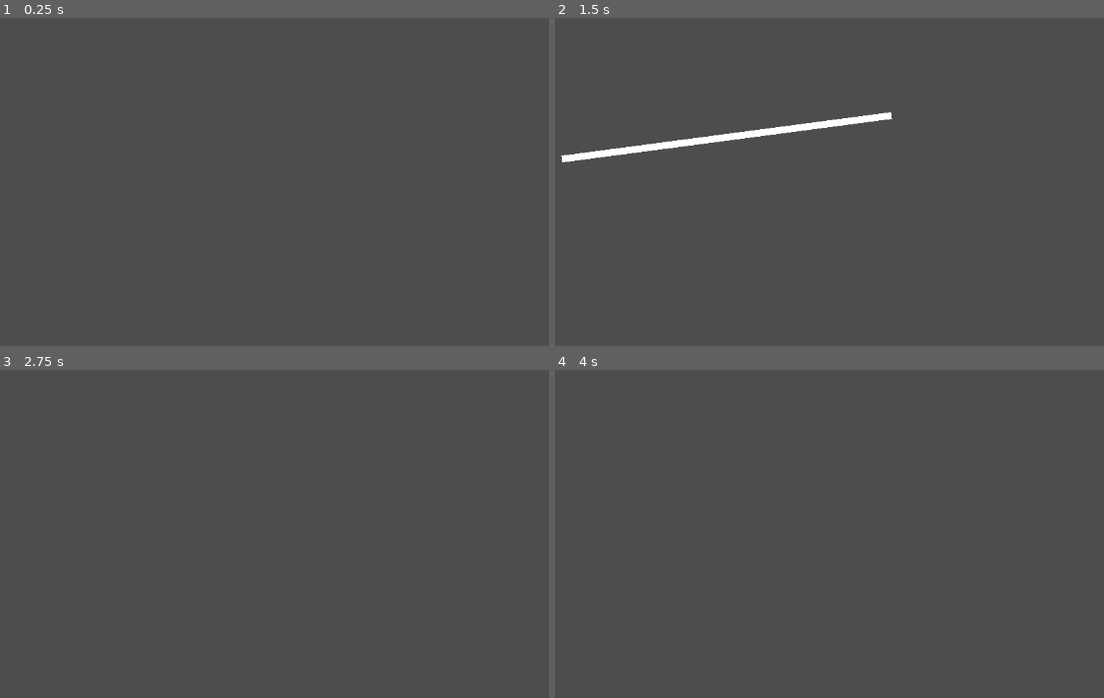
Above: before the commit, frames 1-4 (two rows, left to right).
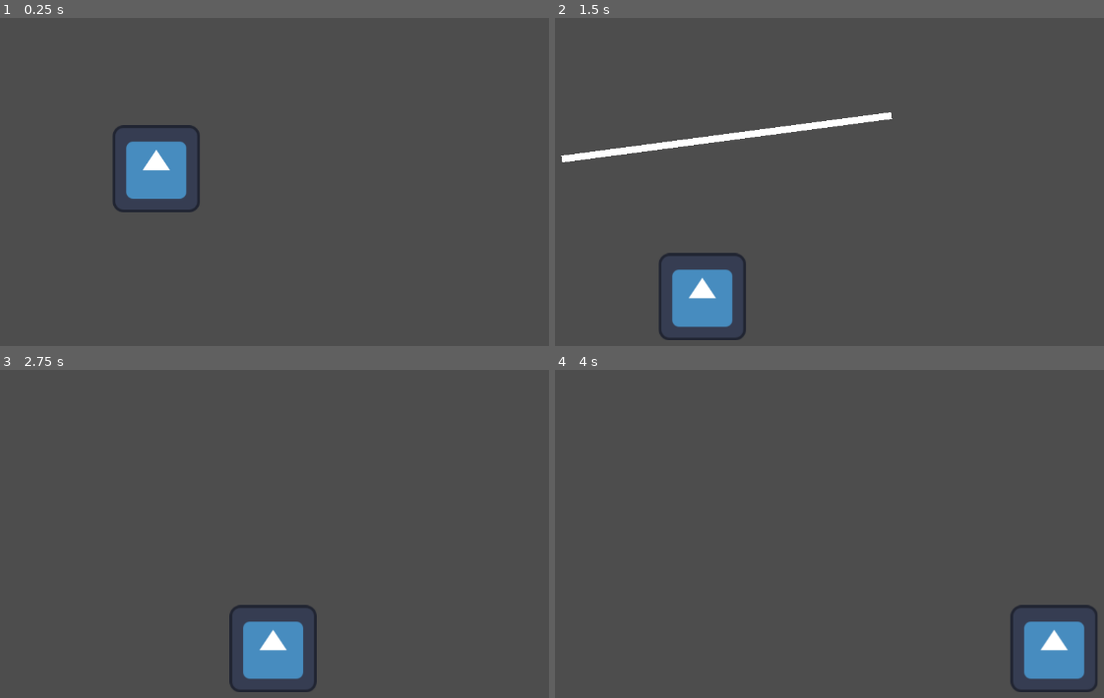
Above: after the commit, the same moments.

Repository: gg-jjg/mini-jame-gam-48
Game: Godot game, scene res://test_room.tscn
Two runs of this game, one before a commit and one after it. Both use one fixed random seed, a clock stepped at 60 frames per second and the inputs below. Before the commit the project starts from res://scenes/level.tscn. The engine's default icon, where the game draws it, is replaced by a stand-in: a white triangle on a blue panel in a dark square.
Inputs (mouse positions are in pixels of both pictures, inside the frame that each line leads up to):
- Up to frame 1 (0.25 s): no input
- Up to frame 2 (1.5 s): move the mouse to (889, 116) at 0.52 s; press the mouse at (889, 116) at 0.53 s; hold Right (ui_right) from 0.53 s (still down); tap Up (ui_up) at 0.77, 0.8, 1.07, 1.35 s; tap Enter at 1.25 s; move the mouse to (560, 159) at 1.27 s; release the mouse at (560, 159) at 1.28 s
- Up to frame 3 (2.75 s): tap Up (ui_up) at 1.52, 1.82, 2.3 s; click (5, 511) at 1.55 s; move the mouse to (241, 392) at 2.02 s; release Right (ui_right) at 2.03 s; press the mouse at (241, 392) at 2.03 s; hold Left (ui_left) from 2.03 s (still down)
- Up to frame 4 (4 s): move the mouse to (681, 576) at 2.77 s; release Left (ui_left) at 2.78 s; release the mouse at (681, 576) at 2.78 s; hold Right (ui_right) from 2.78 s (still down); click (681, 576) at 2.85 s; tap Up (ui_up) at 3.02, 3.32, 3.6, 3.77 s; move the mouse to (955, 556) at 3.52 s

The runs differ from the first frame. In frame 1, 2.5% of the frame differs, in the area x 20-37%, y 32-60%; in frame 2, 2.5%, in the area x 18-35%, y 71-99%; in frame 3, 2.5%; in frame 4, 2.5%.
Error before the commit: Invalid access to property or key 'position' on a base object of type 'InputEventKey'. (res://scripts/Pen.gd:25)
Error after the commit: Invalid access to property or key 'position' on a base object of type 'InputEventKey'. (res://scripts/Pen.gd:26)

Commit message:
Feat: Creating the Game Manager; wiring to the Pen and the Player_Move

Diff:
--- a/Player_Move.gd
+++ b/Player_Move.gd
@@ -1,4 +1,5 @@
 extends CharacterBody2D
+@onready var game_manager = %GameManager
 
 @onready var grav_dir:Vector2 = Vector2.DOWN
 @onready var grav_const:float = 9.8
@@ -58,33 +59,34 @@
 		#print ("nope")
 
 func _process(delta):
+	var gm_gravity = game_manager.get_gravity()
 
-	if Input.is_action_just_pressed("ui_up"):
+	if gm_gravity == 4:
 		if(lastSaved[0] == Vector2.DOWN):
 			gravity = -gravity
 		grav_dir = Vector2.UP
 		lastSaved[0] = grav_dir
 		gravity += 1
 
-	if Input.is_action_just_pressed("ui_down"):
+	if gm_gravity == 0:
 		if(lastSaved[0] == Vector2.UP):
 			gravity = -gravity
 		grav_dir = Vector2.DOWN
 		lastSaved[0] = grav_dir
 		gravity += 1
 
-	if Input.is_action_just_pressed("ui_left"):
+	if gm_gravity == 2:
 		if(lastSaved[1] == Vector2.RIGHT):
 			gravity2 = -gravity2
 		grav_dir = Vector2.LEFT
 		lastSaved[1] = grav_dir
 		gravity2 += 1
 
-	if Input.is_action_just_pressed("ui_right"):
+	if gm_gravity == 6:
 		if(lastSaved[1] == Vector2.LEFT):
 			gravity2 = -gravity2
 		grav_dir = Vector2.RIGHT
 		lastSaved[1] = grav_dir
 		gravity2 += 1
 
-	print(gravity,gravity2)
+	#print(gravity,gravity2)
--- a/project.godot
+++ b/project.godot
@@ -11,7 +11,7 @@
 [application]
 
 config/name="Mini-jame-gam-48"
-run/main_scene="res://scenes/level.tscn"
+run/main_scene="res://test_room.tscn"
 config/features=PackedStringArray("4.2", "Forward Plus")
 config/icon="res://icon.svg"
 
--- /dev/null
+++ b/scenes/game_manager.tscn
@@ -0,0 +1,6 @@
+[gd_scene load_steps=2 format=3 uid="uid://c7wd6p53apsik"]
+
+[ext_resource type="Script" path="res://scripts/GameManager.gd" id="1_0g2o0"]
+
+[node name="GameManager" type="Node"]
+script = ExtResource("1_0g2o0")
--- a/scenes/level.tscn
+++ b/scenes/level.tscn
@@ -1,7 +1,11 @@
-[gd_scene load_steps=2 format=3 uid="uid://e3bwpbu4515l"]
+[gd_scene load_steps=3 format=3 uid="uid://e3bwpbu4515l"]
 
+[ext_resource type="PackedScene" uid="uid://c7wd6p53apsik" path="res://scenes/game_manager.tscn" id="1_e2aa5"]
 [ext_resource type="PackedScene" uid="uid://c7f75ymb1g8nc" path="res://scenes/pen.tscn" id="1_g5t02"]
 
 [node name="Level" type="Node2D"]
 
+[node name="GameManager" parent="." instance=ExtResource("1_e2aa5")]
+unique_name_in_owner = true
+
 [node name="Pen" parent="." instance=ExtResource("1_g5t02")]
--- /dev/null
+++ b/scripts/GameManager.gd
@@ -0,0 +1,10 @@
+extends Node
+
+var gravity = 0
+
+func set_gravity(val):
+	print("Setting the gravity: ", val)
+	gravity = val
+
+func get_gravity():
+	return gravity
--- a/scripts/Pen.gd
+++ b/scripts/Pen.gd
@@ -1,4 +1,5 @@
 extends Node2D
+@onready var game_manager = %GameManager
 
 var points = []
 var last_point = Vector2.ZERO
@@ -26,6 +27,7 @@
 
 		var three_points = get_three_points(points)
 		var gesture = detect_gesture(three_points)
+		game_manager.set_gravity(gesture)
 
 		draw_three_points(three_points)
 		#print('Write: end')
@@ -50,15 +52,15 @@
 		angle_degrees += 360
 
 	if angle_degrees >= 45 and angle_degrees < 135:
-		gesture = "V"
+		gesture = 0
 	elif angle_degrees >= 135 and angle_degrees < 225:
-		gesture = "<"
+		gesture = 2
 	elif angle_degrees >= 225 and angle_degrees < 315:
-		gesture = "Λ"
+		gesture = 4
 	else:
-		gesture = ">"
+		gesture = 6
 
-	print("Gesture detected: ", gesture)
+	#print("Gesture detected: ", gesture)
 	return gesture
 
 func draw_three_points(points_array):
--- a/test_room.tscn
+++ b/test_room.tscn
@@ -1,11 +1,18 @@
-[gd_scene load_steps=3 format=3 uid="uid://cbkinmik6lx5w"]
+[gd_scene load_steps=5 format=3 uid="uid://cbkinmik6lx5w"]
 
+[ext_resource type="PackedScene" uid="uid://c7f75ymb1g8nc" path="res://scenes/pen.tscn" id="1_o251a"]
+[ext_resource type="PackedScene" uid="uid://c7wd6p53apsik" path="res://scenes/game_manager.tscn" id="1_qjn2x"]
 [ext_resource type="PackedScene" uid="uid://c3wvh0c85u3r6" path="res://Player.tscn" id="1_xew7u"]
 
 [sub_resource type="RectangleShape2D" id="RectangleShape2D_hn0kp"]
 size = Vector2(1103, 25)
 
 [node name="TestRoom" type="Node2D"]
+
+[node name="GameManager" parent="." instance=ExtResource("1_qjn2x")]
+unique_name_in_owner = true
+
+[node name="Pen" parent="." instance=ExtResource("1_o251a")]
 
 [node name="Area2D3" type="StaticBody2D" parent="."]
 position = Vector2(560, 14)
